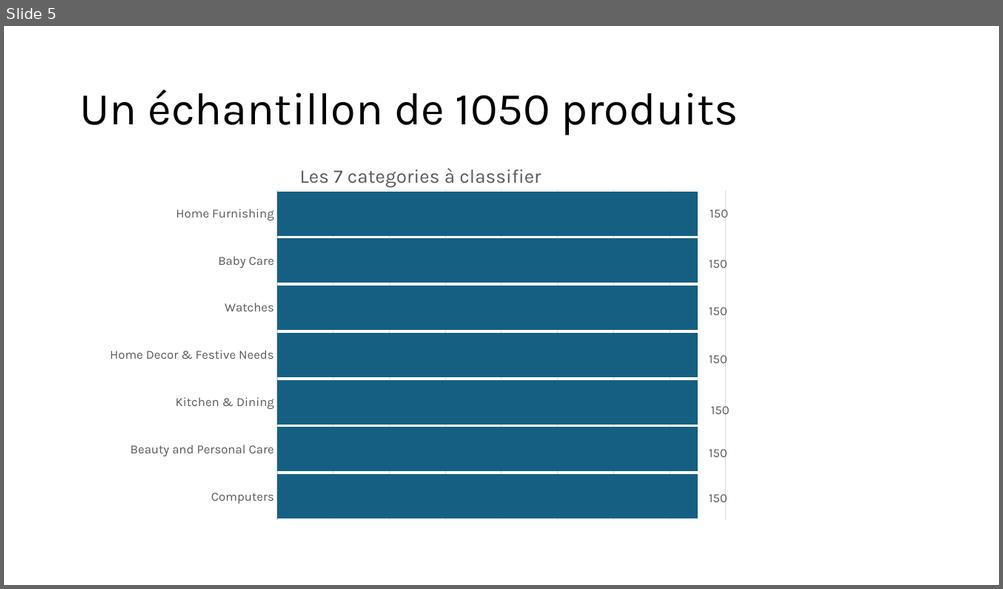
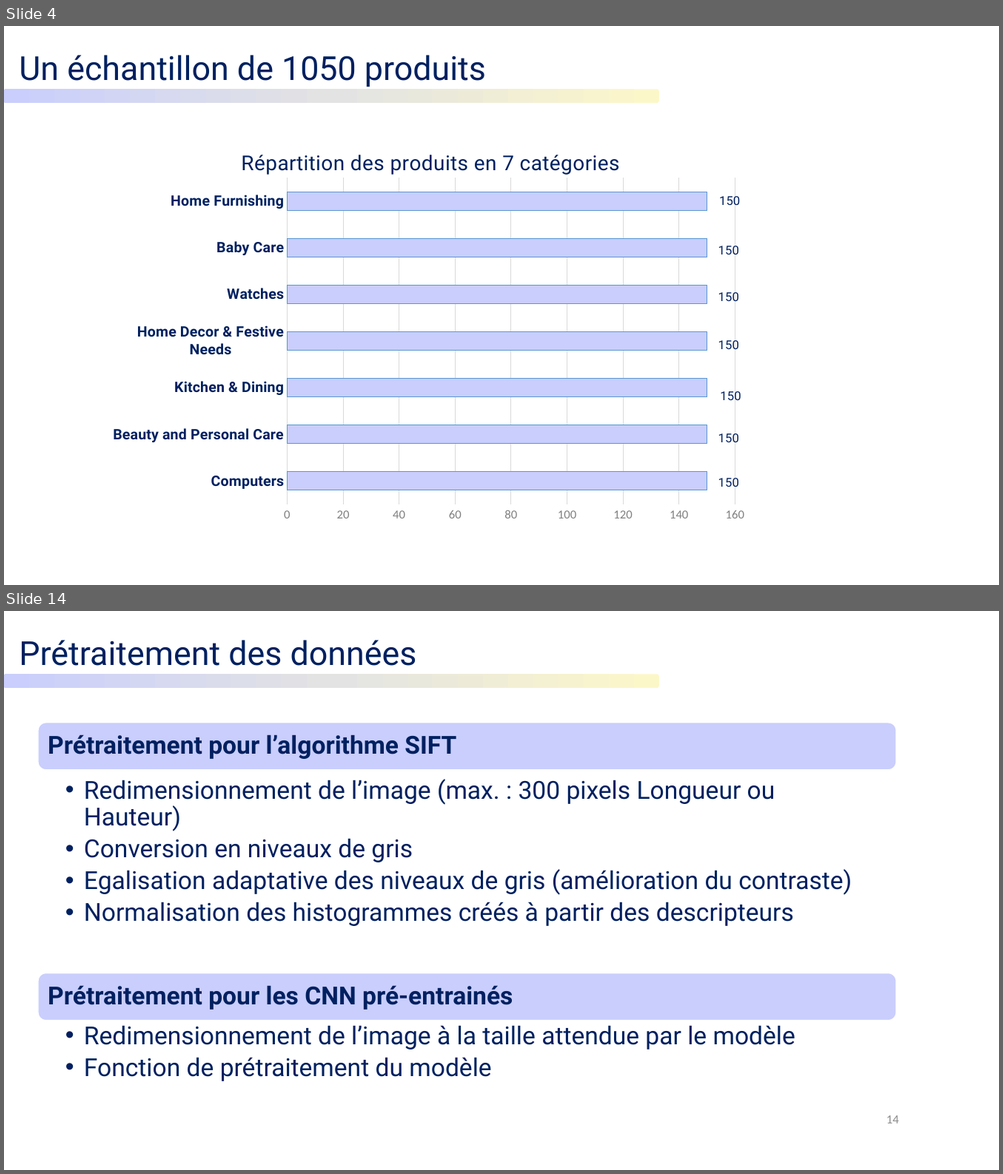
Before and after one commit to Hedredo/oc_projet_6, a slide deck: 5_presentation_072024.pptx. Shown one above the other, each under a label of ours: slide 5 before the commit, slides 4 and 14 after it; the slides between them are not shown. The pictures are 1003x589 and 1003x1174 pixels, drawn with LibreOffice and Linux fonts; fonts in the diff are those of the drawing. Boxes give left, top, right and bottom in pixels: in the first picture for what was removed or moved away, otherwise in the second. Text is boxed around its words. In the diff, an @@ line names an element or a change of style, - is before the commit and + after.

```diff
--- a/5_presentation_072024.pptx
+++ b/5_presentation_072024.pptx
@@ slide 14 added at bbox=[4, 611, 999, 1170], background #FFFFFF @@
@@ text added at bbox=[19, 640, 417, 666], 32 pt, text #002060 @@
+Prétraitement des données
@@ rounded rectangle added at bbox=[4, 675, 659, 688], fill gradient #FCF7C9 to #E3E3E3 to #C9CEFC @@
@@ group added at bbox=[38, 723, 896, 1082]: 4 texts, 2 rounded rectangles @@
+Prétraitement pour l’algorithme SIFT
+  • Redimensionnement de l’image (max. : 300 pixels Longueur ou Hauteur)
+  • Conversion en niveaux de gris
+  • Egalisation adaptative des niveaux de gris (amélioration du contraste)
+  • Normalisation des histogrammes créés à partir des descripteurs
+Prétraitement pour les CNN pré-entrainés
+  • Redimensionnement de l’image à la taille attendue par le modèle
+  • Fonction de prétraitement du modèle
@@ page number added at bbox=[886, 1116, 899, 1124], 12 pt, text #8C8C8C @@
+14
@@ what was slide 5 is now slide 4 @@
@@ slide 4 changed as well @@
@@ text "Un échantillon de 1050 produits": place and size @@
-text "Un échantillon de 1050 produits" at bbox=[79, 90, 738, 136]
+text "Un échantillon de 1050 produits" at bbox=[19, 55, 486, 87]
@@ text "Un échantillon de 1050 produits" at bbox=[19, 55, 486, 87]: size 44 to 32 pt, font Karla to Roboto, text colour #000000 to #002060; line spacing 0.9 to 1; vertical alignment middle to top @@
@@ rounded rectangle added at bbox=[4, 90, 659, 103], fill gradient #FCF7C9 to #E3E3E3 to #C9CEFC @@
@@ bar chart at bbox=[113, 136, 747, 522] @@
@@ title "Les 7 categories à classifier " to "Répartition des produits en 7 catégories " @@
@@ colour of Series 1 #156082 to #C9CEFC @@
@@ data labels of Series 1 changed @@
@@ category axis changed @@
@@ value axis changed @@
@@ bar spacing changed @@
@@ lettering changed @@
@@ bar chart: place and size @@
-bar chart at bbox=[104, 147, 738, 534]
+bar chart at bbox=[113, 136, 747, 522]
```
Also in this commit, not shown: 2 other slides changed, 21 other slides added, 18 slides removed, 14 other files.
